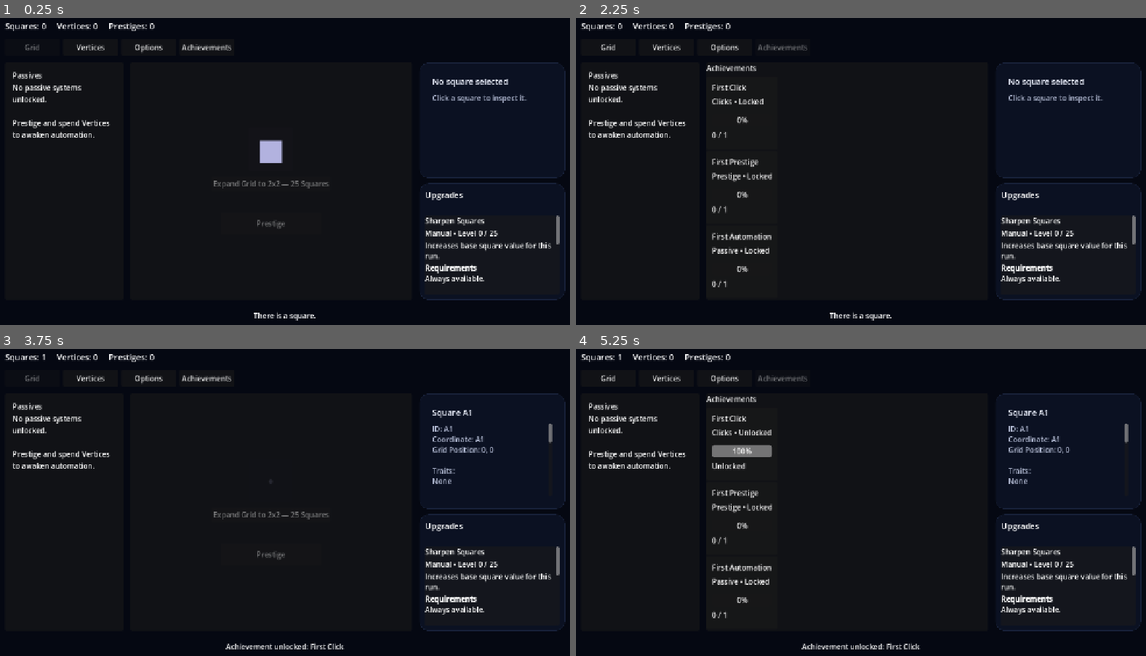
Above: before the commit, frames 1-4 (two rows, left to right).
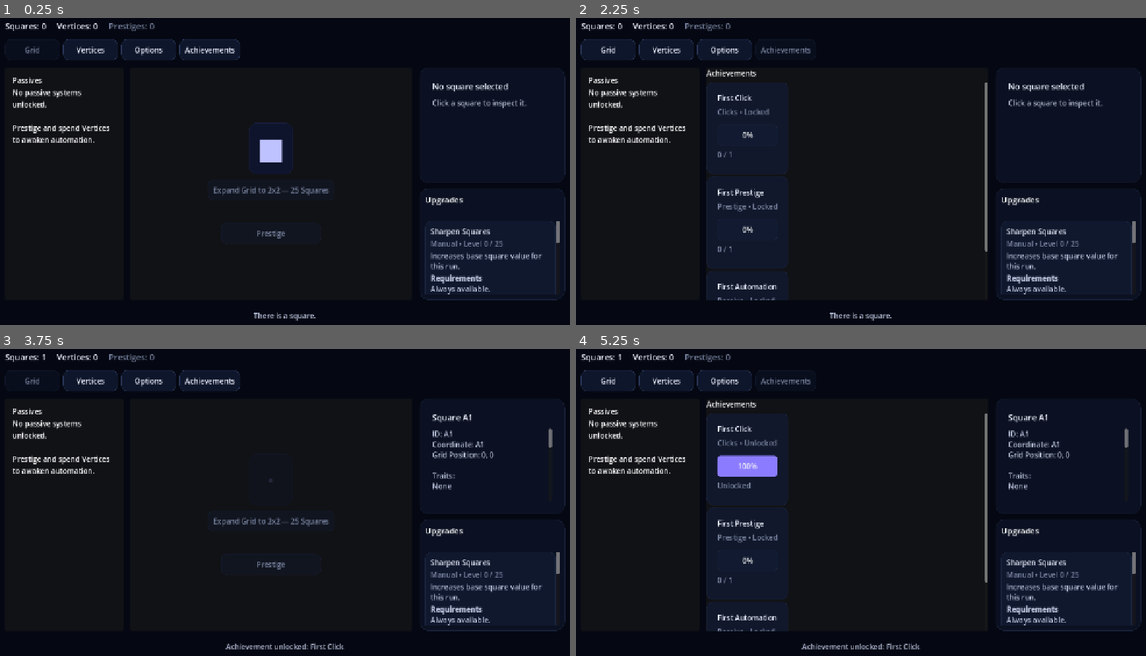
Above: after the commit, the same moments.

Repository: franciscoCapa27/Squared_2
Game: Godot game, scene res://scenes/main/Main.tscn
Same seed, same stepped clock (60 frames per second), same inputs: the game is played once before the commit and once after it.
Inputs:
- Up to frame 1 (0.25 s): no input
- Up to frame 2 (2.25 s): click "Vertices" at 0.5 s; click "Grid" at 1.25 s; click "Achievements" at 2 s
- Up to frame 3 (3.75 s): click "Grid" at 2.75 s; click "■" at 3.5 s
- Up to frame 4 (5.25 s): click "Vertices" at 4.25 s; click "Achievements" at 5 s

The runs differ from the first frame. In frame 1, 6.5% of the frame differs, in the area x 2-100%, y 1-99%; in frame 2, 7.9%; in frame 3, 6.3%; in frame 4, 9.1%, in the area x 0-100%, y 1-98%.

Commit message:
Apply theme to cards and buttons

Diff:
--- a/squared-2/scripts/main/main.gd
+++ b/squared-2/scripts/main/main.gd
@@ -26,6 +26,7 @@
 	_connect_global_signals()
 	_connect_ui_signals()
 	_connect_page_signals()
+	_apply_theme()
 
 	_show_center_page("grid")
 	_on_story_message("There is a square.")
@@ -41,7 +42,21 @@
 # ------------------------------------------------------------------------------
 # Setup
 # ------------------------------------------------------------------------------
-
+func _apply_theme() -> void:
+	ThemeButtonHelper.apply_button_theme(prestige_button)
+	ThemeButtonHelper.apply_button_theme(grid_tab_button)
+	ThemeButtonHelper.apply_button_theme(vertex_shop_tab_button)
+	ThemeButtonHelper.apply_button_theme(options_tab_button)
+	ThemeButtonHelper.apply_button_theme(achievements_tab_button)
+
+	ThemeTextHelper.apply_primary_label(squares_label)
+	ThemeTextHelper.apply_primary_label(vertices_label)
+	ThemeTextHelper.apply_muted_label(prestige_label)
+	ThemeTextHelper.apply_secondary_label(story_label)
+
+
+func _on_theme_changed() -> void:
+	_apply_theme()
 func _connect_global_signals() -> void:
 	EventBus.squares_changed.connect(_on_squares_changed)
 	EventBus.vertices_changed.connect(_on_vertices_changed)
@@ -51,6 +66,8 @@
 	PassiveSystem.passive_pulsed.connect(_on_passive_pulsed)
 	AchievementSystem.achievements_changed.connect(_on_achievements_changed)
 	SaveSystem.save_loaded.connect(_on_save_loaded)
+	ThemeSystem.theme_changed.connect(_on_theme_changed)
+
 
 
 func _connect_ui_signals() -> void:
--- a/squared-2/scripts/squares/square_button.gd
+++ b/squared-2/scripts/squares/square_button.gd
@@ -16,7 +16,25 @@
 	_reset_visual_state()
 
 func _ready() -> void:
+	ThemeSystem.theme_changed.connect(_on_theme_changed)
 	pressed.connect(_on_pressed)
+
+	_apply_theme()
+
+func _apply_theme() -> void:
+	add_theme_stylebox_override("normal", ThemeSystem.make_card_style())
+	add_theme_stylebox_override("hover", ThemeSystem.make_selected_card_style())
+	add_theme_stylebox_override("pressed", ThemeSystem.make_selected_card_style())
+	add_theme_stylebox_override("disabled", ThemeSystem.make_card_style())
+
+	add_theme_color_override("font_color", ThemeSystem.get_color("text_primary"))
+	add_theme_color_override("font_hover_color", ThemeSystem.get_color("text_primary"))
+	add_theme_color_override("font_pressed_color", ThemeSystem.get_color("text_primary"))
+	add_theme_color_override("font_disabled_color", ThemeSystem.get_color("text_muted"))
+
+
+func _on_theme_changed() -> void:
+	_apply_theme()
 
 func _on_pressed() -> void:
 	if is_respawning:
--- a/squared-2/scripts/ui/achievement_card.gd
+++ b/squared-2/scripts/ui/achievement_card.gd
@@ -10,6 +10,36 @@
 
 var achievement_definition: AchievementDefinition
 
+func _ready() -> void:
+	ThemeSystem.theme_changed.connect(_on_theme_changed)
+	_apply_theme()
+
+func _apply_theme() -> void:
+	add_theme_stylebox_override("panel", ThemeSystem.make_card_style())
+
+	ThemeTextHelper.apply_primary_label(title_label)
+	ThemeTextHelper.apply_muted_label(category_status_label)
+	ThemeTextHelper.apply_secondary_rich_text(description_label)
+	ThemeTextHelper.apply_muted_label(progress_label)
+	ThemeTextHelper.apply_secondary_rich_text(reward_label)
+
+	progress_bar.add_theme_stylebox_override("background", ThemeSystem.make_style_box(
+		ThemeSystem.get_color("surface_soft"),
+		ThemeSystem.get_color("border_soft"),
+		8,
+		1
+	))
+
+	progress_bar.add_theme_stylebox_override("fill", ThemeSystem.make_style_box(
+		ThemeSystem.get_color("accent_primary"),
+		ThemeSystem.get_color("accent_primary"),
+		8,
+		0
+	))
+
+
+func _on_theme_changed() -> void:
+	_apply_theme()
 
 func setup(achievement: AchievementDefinition) -> void:
 	achievement_definition = achievement
--- a/squared-2/scripts/ui/grid_page.gd
+++ b/squared-2/scripts/ui/grid_page.gd
@@ -14,12 +14,18 @@
 func _ready() -> void:
 	EventBus.grid_changed.connect(rebuild)
 	EventBus.squares_changed.connect(_on_squares_changed)
-
+	ThemeSystem.theme_changed.connect(_on_theme_changed)
 	upgrade_grid_button.pressed.connect(_on_upgrade_grid_button_pressed)
 
 	rebuild()
+	_apply_theme()
+
+func _apply_theme() -> void:
+	ThemeButtonHelper.apply_button_theme(upgrade_grid_button)
 
 
+func _on_theme_changed() -> void:
+	_apply_theme()
 func rebuild() -> void:
 	for child: Node in grid_root.get_children():
 		child.queue_free()
--- a/squared-2/scripts/ui/passive_generator_card.gd
+++ b/squared-2/scripts/ui/passive_generator_card.gd
@@ -11,8 +11,21 @@
 var generator_id: String = ""
 
 func _ready() -> void:
+	ThemeSystem.theme_changed.connect(_on_theme_changed)
 	upgrade_button.pressed.connect(_on_upgrade_button_pressed)
 
+	_apply_theme()
+
+func _apply_theme() -> void:
+	add_theme_stylebox_override("panel", ThemeSystem.make_card_style())
+
+	ThemeTextHelper.apply_primary_label(title_label)
+	ThemeTextHelper.apply_secondary_rich_text(status_label)
+	ThemeButtonHelper.apply_button_theme(upgrade_button)
+
+
+func _on_theme_changed() -> void:
+	_apply_theme()
 func setup(p_generator_id: String) -> void:
 	generator_id = p_generator_id
 	refresh()
--- a/squared-2/scripts/ui/run_upgrade_card.gd
+++ b/squared-2/scripts/ui/run_upgrade_card.gd
@@ -13,8 +13,24 @@
 
 
 func _ready() -> void:
+	ThemeSystem.theme_changed.connect(_on_theme_changed)
 	buy_button.pressed.connect(_on_buy_button_pressed)
 
+	_apply_theme()
+
+func _apply_theme() -> void:
+	add_theme_stylebox_override("panel", ThemeSystem.make_card_style())
+
+	ThemeTextHelper.apply_primary_label(title_label)
+	ThemeTextHelper.apply_muted_label(category_level_label)
+	ThemeTextHelper.apply_secondary_rich_text(description_label)
+	ThemeTextHelper.apply_secondary_rich_text(detail_label)
+
+	ThemeButtonHelper.apply_button_theme(buy_button)
+
+
+func _on_theme_changed() -> void:
+	_apply_theme()
 
 func setup(upgrade: RunUpgradeDefinition) -> void:
 	upgrade_definition = upgrade
--- /dev/null
+++ b/squared-2/scripts/ui/theme/theme_button_helper.gd
@@ -0,0 +1,17 @@
+extends RefCounted
+class_name ThemeButtonHelper
+
+
+static func apply_button_theme(button: Button) -> void:
+	if button == null:
+		return
+
+	button.add_theme_stylebox_override("normal", ThemeSystem.make_button_style())
+	button.add_theme_stylebox_override("hover", ThemeSystem.make_button_hover_style())
+	button.add_theme_stylebox_override("pressed", ThemeSystem.make_button_pressed_style())
+	button.add_theme_stylebox_override("disabled", ThemeSystem.make_button_disabled_style())
+
+	button.add_theme_color_override("font_color", ThemeSystem.get_color("text_primary"))
+	button.add_theme_color_override("font_hover_color", ThemeSystem.get_color("text_primary"))
+	button.add_theme_color_override("font_pressed_color", ThemeSystem.get_color("text_primary"))
+	button.add_theme_color_override("font_disabled_color", ThemeSystem.get_color("text_muted"))
--- /dev/null
+++ b/squared-2/scripts/ui/theme/theme_text_helper.gd
@@ -0,0 +1,44 @@
+extends RefCounted
+class_name ThemeTextHelper
+
+
+static func apply_primary_label(label: Label) -> void:
+	if label == null:
+		return
+
+	label.add_theme_color_override("font_color", ThemeSystem.get_color("text_primary"))
+
+
+static func apply_secondary_label(label: Label) -> void:
+	if label == null:
+		return
+
+	label.add_theme_color_override("font_color", ThemeSystem.get_color("text_secondary"))
+
+
+static func apply_muted_label(label: Label) -> void:
+	if label == null:
+		return
+
+	label.add_theme_color_override("font_color", ThemeSystem.get_color("text_muted"))
+
+
+static func apply_primary_rich_text(label: RichTextLabel) -> void:
+	if label == null:
+		return
+
+	label.add_theme_color_override("default_color", ThemeSystem.get_color("text_primary"))
+
+
+static func apply_secondary_rich_text(label: RichTextLabel) -> void:
+	if label == null:
+		return
+
+	label.add_theme_color_override("default_color", ThemeSystem.get_color("text_secondary"))
+
+
+static func apply_muted_rich_text(label: RichTextLabel) -> void:
+	if label == null:
+		return
+
+	label.add_theme_color_override("default_color", ThemeSystem.get_color("text_muted"))
--- a/squared-2/scripts/ui/vertex_upgrade_card.gd
+++ b/squared-2/scripts/ui/vertex_upgrade_card.gd
@@ -11,10 +11,25 @@
 
 var upgrade_definition: VertexUpgradeDefinition
 
-
 func _ready() -> void:
+	ThemeSystem.theme_changed.connect(_on_theme_changed)
 	buy_button.pressed.connect(_on_buy_button_pressed)
 
+	_apply_theme()
+
+func _apply_theme() -> void:
+	add_theme_stylebox_override("panel", ThemeSystem.make_card_style())
+
+	ThemeTextHelper.apply_primary_label(title_label)
+	ThemeTextHelper.apply_muted_label(category_cost_label)
+	ThemeTextHelper.apply_secondary_rich_text(description_label)
+	ThemeTextHelper.apply_secondary_rich_text(requirement_label)
+
+	ThemeButtonHelper.apply_button_theme(buy_button)
+
+
+func _on_theme_changed() -> void:
+	_apply_theme()
 
 func setup(upgrade: VertexUpgradeDefinition) -> void:
 	upgrade_definition = upgrade
Not shown, added: squared-2/scripts/ui/theme/theme_button_helper.gd.uid
Not shown, added: squared-2/scripts/ui/theme/theme_text_helper.gd.uid
